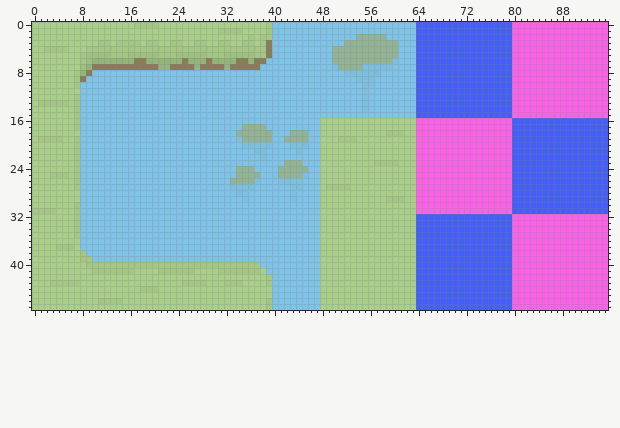
Sprite sheet -- core/assets/tiles/map.png. Above: the version before the commit.
The file is 96x48 pixels. Pixels under 10% opacity are left out. Colours within 5 levels of each other are drawn and written as one.
New version:
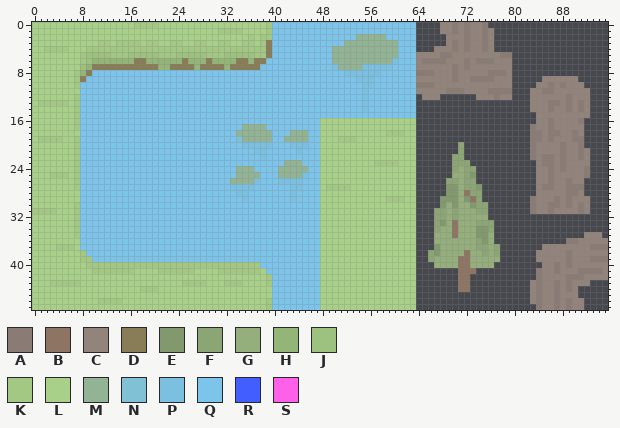
Palette (. is transparent): A #8a7c74  B #8e7563  C #93847b  D #887d56  E #82996e  F #8ca575  G #94af7c  H #93b577  J #9dc17f  K #a2c883  L #a9d089  M #92b494  N #80c1d6  P #7bbfe1  Q #7cc4ea  R #425eff  S #ff60e9
Commit: Map expansion / visual additions
Diff:
@@ x 62..95 @@
- 0 QQRRRRRRRRRRRRRRRRSSSSSSSSSSSSSSSS
- 1 QQRRRRRRRRRRRRRRRRSSSSSSSSSSSSSSSS
- 2 QQRRRRRRRRRRRRRRRRSSSSSSSSSSSSSSSS
- 3 QQRRRRRRRRRRRRRRRRSSSSSSSSSSSSSSSS
- 4 QQRRRRRRRRRRRRRRRRSSSSSSSSSSSSSSSS
- 5 QQRRRRRRRRRRRRRRRRSSSSSSSSSSSSSSSS
- 6 QQRRRRRRRRRRRRRRRRSSSSSSSSSSSSSSSS
- 7 QQRRRRRRRRRRRRRRRRSSSSSSSSSSSSSSSS
- 8 QQRRRRRRRRRRRRRRRRSSSSSSSSSSSSSSSS
- 9 QQRRRRRRRRRRRRRRRRSSSSSSSSSSSSSSSS
-10 QQRRRRRRRRRRRRRRRRSSSSSSSSSSSSSSSS
-11 QQRRRRRRRRRRRRRRRRSSSSSSSSSSSSSSSS
-12 QQRRRRRRRRRRRRRRRRSSSSSSSSSSSSSSSS
-13 QQRRRRRRRRRRRRRRRRSSSSSSSSSSSSSSSS
-14 QQRRRRRRRRRRRRRRRRSSSSSSSSSSSSSSSS
-15 QQRRRRRRRRRRRRRRRRSSSSSSSSSSSSSSSS
-16 LLSSSSSSSSSSSSSSSSRRRRRRRRRRRRRRRR
-17 LLSSSSSSSSSSSSSSSSRRRRRRRRRRRRRRRR
-18 LLSSSSSSSSSSSSSSSSRRRRRRRRRRRRRRRR
-19 LLSSSSSSSSSSSSSSSSRRRRRRRRRRRRRRRR
-20 LLSSSSSSSSSSSSSSSSRRRRRRRRRRRRRRRR
-21 LLSSSSSSSSSSSSSSSSRRRRRRRRRRRRRRRR
-22 LLSSSSSSSSSSSSSSSSRRRRRRRRRRRRRRRR
-23 LLSSSSSSSSSSSSSSSSRRRRRRRRRRRRRRRR
-24 LLSSSSSSSSSSSSSSSSRRRRRRRRRRRRRRRR
-25 LLSSSSSSSSSSSSSSSSRRRRRRRRRRRRRRRR
-26 LLSSSSSSSSSSSSSSSSRRRRRRRRRRRRRRRR
-27 LLSSSSSSSSSSSSSSSSRRRRRRRRRRRRRRRR
-28 LLSSSSSSSSSSSSSSSSRRRRRRRRRRRRRRRR
-29 LLSSSSSSSSSSSSSSSSRRRRRRRRRRRRRRRR
-30 LLSSSSSSSSSSSSSSSSRRRRRRRRRRRRRRRR
-31 LLSSSSSSSSSSSSSSSSRRRRRRRRRRRRRRRR
-32 LLRRRRRRRRRRRRRRRRSSSSSSSSSSSSSSSS
-33 LLRRRRRRRRRRRRRRRRSSSSSSSSSSSSSSSS
-34 LLRRRRRRRRRRRRRRRRSSSSSSSSSSSSSSSS
-35 LLRRRRRRRRRRRRRRRRSSSSSSSSSSSSSSSS
-36 LLRRRRRRRRRRRRRRRRSSSSSSSSSSSSSSSS
-37 LLRRRRRRRRRRRRRRRRSSSSSSSSSSSSSSSS
-38 LLRRRRRRRRRRRRRRRRSSSSSSSSSSSSSSSS
-39 LLRRRRRRRRRRRRRRRRSSSSSSSSSSSSSSSS
-40 LLRRRRRRRRRRRRRRRRSSSSSSSSSSSSSSSS
-41 LLRRRRRRRRRRRRRRRRSSSSSSSSSSSSSSSS
-42 LLRRRRRRRRRRRRRRRRSSSSSSSSSSSSSSSS
-43 LLRRRRRRRRRRRRRRRRSSSSSSSSSSSSSSSS
-44 LLRRRRRRRRRRRRRRRRSSSSSSSSSSSSSSSS
-45 LLRRRRRRRRRRRRRRRRSSSSSSSSSSSSSSSS
-46 LLRRRRRRRRRRRRRRRRSSSSSSSSSSSSSSSS
-47 LLRRRRRRRRRRRRRRRRSSSSSSSSSSSSSSSS
+ 0 QQ....CCACACCA....................
+ 1 QQ....CCACACCAC...................
+ 2 QQ.....CCCACCAC...................
+ 3 QQ.....CACACCAC...................
+ 4 QQ...CCCACACCAC...................
+ 5 QQCCCCAACCCCCCCCAA................
+ 6 QQCAAAACCCACAAACCC................
+ 7 QQCCCCCCACACCCCCCC................
+ 8 QQAAACCCACCCCCAAAC................
+ 9 QQCCCCCCACCAAAACCC.....CCCCCC.....
+10 QQAAACCCCCCCCCCCCC....CCACACCC....
+11 QQCCCCCAAACCCCAAAA...CCAACCCCCC...
+12 QQ.CCC......CCCACC...CCCCCCACCC...
+13 QQ...................CCCAACACAC...
+14 QQ...................CCCACCACAC...
+15 QQ....................CCCCCCCCC...
+16 LL....................CCACCCCA....
+17 LL...................ACCACCCCC....
+18 LL...................AACAACCAC....
+19 LL...................AACACCCAA....
+20 LL.......F...........ACCCCACCA....
+21 LL.......F...........ACCCCACCAC...
+22 LL......FF...........ACAACACCAC...
+23 LL......FFF...........CAACACCCC...
+24 LL......FGFF..........CCACACCCA...
+25 LL......GGFE..........CCACCCCCA...
+26 LL.....FFGFF..........CCACCACC....
+27 LL.....EEGFFE.........CAACCAAA....
+28 LL.....EEGBFF.........CCCCCAAC....
+29 LL....EEEGEBF........ACCCACACCC...
+30 LL....EGEGGEFF.......ACCAACACAC...
+31 LL...FFGFGGGFF.......ACCACCCCAC...
+32 LL...FFGFGGGGG....................
+33 LL...FEGBGGGFFF...................
+34 LL...FGGBGGGEEF...................
+35 LL...GGGBGGGEEG...............CCC.
+36 LL...GGGGGGGFEG............AACCCCC
+37 LL...EGGGGGGFFGF.......CCCCCCCCAAA
+38 LL..FEGGGGBGGFGF......CCCCCACCCCCC
+39 LL..FGGGGBBGGGGG......CCCCCACCCAAA
+40 LL...GGGGBBGGGG........CCACACCCCCC
+41 LL.......BBB..........ACCACCCAAAAC
+42 LL.......BB...........ACCCCAAACCCC
+43 LL.......BB..........CACCACACCC...
+44 LL.......BB..........CACCACAC.....
+45 LL...................CACCACCC.....
+46 LL...................CACCACACC....
+47 LL....................ACCACACC....
Pixel boxes of the changes (left, top, right, bottom) in both pictures:
changed: (416, 22, 608, 310)
